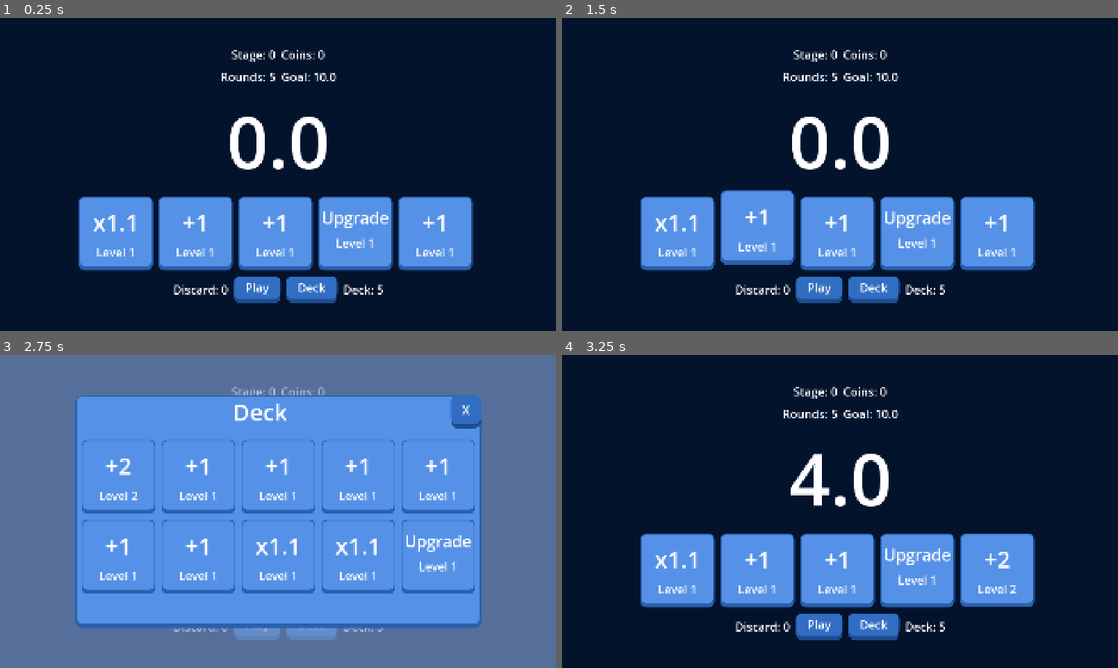
Above: before the commit, frames 1-4 (two rows, left to right).
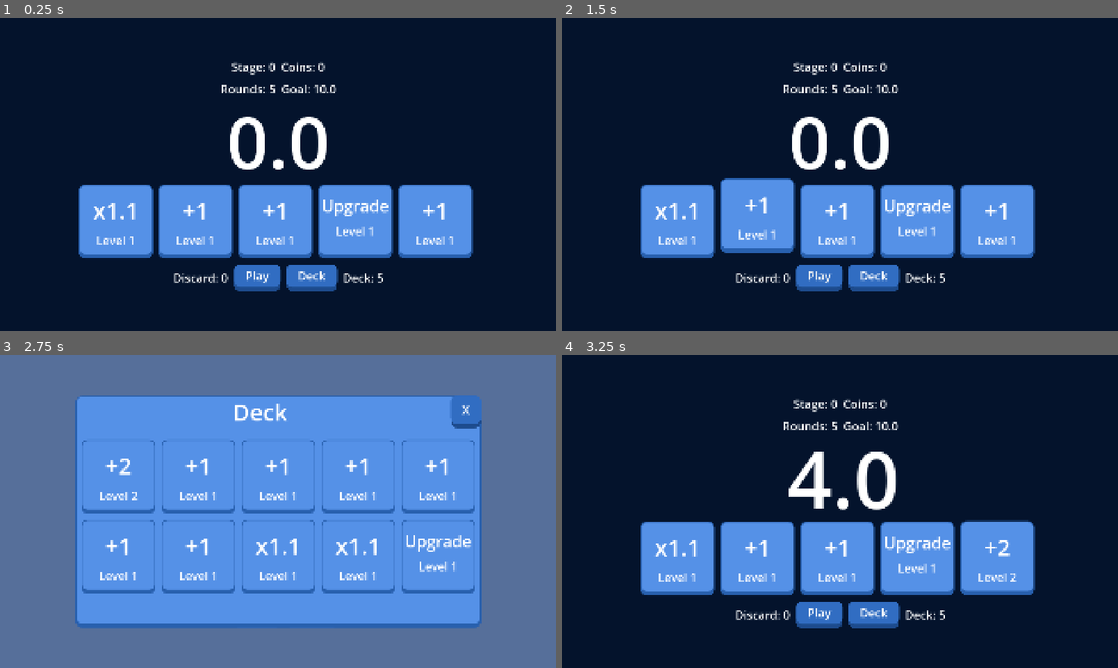
Above: after the commit, the same moments.

Repository: billyhawkes/card-game
Game: Godot game, scene res://scenes/game/game.tscn
Two runs of this game, one before a commit and one after it. Both use one fixed random seed, a clock stepped at 60 frames per second and the inputs below.
Inputs:
- Up to frame 1 (0.25 s): no input
- Up to frame 2 (1.5 s): click "Play" at 0.5 s; click "Play" at 1.25 s
- Up to frame 3 (2.75 s): click "Deck" at 2 s
- Up to frame 4 (3.25 s): click "X" at 2.75 s

The runs differ from the first frame. In frame 1, 12% of the frame differs, in the area x 14-86%, y 10-92%; in frame 2, 12%; in frame 3, 0.9%; in frame 4, 13%.

Commit message:
feat: score animation

Diff:
--- a/scenes/game/game.tscn
+++ b/scenes/game/game.tscn
@@ -60,9 +60,25 @@
 layout_mode = 2
 text = "Goal: 10.0"
 
-[node name="PointsLabel" type="Label" parent="HUD"]
+[node name="PointsControl" type="Control" parent="HUD"]
+layout_mode = 2
+size_flags_vertical = 3
+
+[node name="PointsLabel" type="Label" parent="HUD/PointsControl"]
 unique_name_in_owner = true
-layout_mode = 2
+layout_mode = 1
+anchors_preset = 8
+anchor_left = 0.5
+anchor_top = 0.5
+anchor_right = 0.5
+anchor_bottom = 0.5
+offset_left = -71.5
+offset_top = -171.0
+offset_right = 71.5
+offset_bottom = 171.0
+grow_horizontal = 2
+grow_vertical = 2
+pivot_offset = Vector2(71.5, 171)
 size_flags_horizontal = 4
 theme_override_font_sizes/font_size = 250
 text = "0"
--- a/scenes/game/hud.gd
+++ b/scenes/game/hud.gd
@@ -11,11 +11,19 @@
 	EventBus.round_updated.connect(func(new): round_label.text = "Rounds: " + str(new))
 	EventBus.goal_updated.connect(func(new): goal_label.text = "Goal: " + str(new))
 	EventBus.discard_updated.connect(func(new): discard_label.text = "Discard: " + str(new))
-	EventBus.points_updated.connect(func(new): points_label.text = str(new))
+	EventBus.points_updated.connect(_on_points_updated)
 
 	round_label.text = "Rounds: " + str(Game.max_rounds)
 	points_label.text = "0.0"
 	goal_label.text = "Goal: " + str(Game.get_points_goal())
+
+func _on_points_updated(new: float):
+	var tween = get_tree().create_tween()
+	tween.set_trans(Tween.TRANS_SINE)
+	tween.set_ease(Tween.EASE_IN_OUT)
+	tween.tween_property(points_label, "scale", Vector2(1.1, 1.1), 0.1)
+	tween.tween_property(points_label, "scale", Vector2(1.0, 1.0), 0.1)
+	points_label.text = str(new)
 
 func _on_play_button_pressed() -> void:
 	EventBus.play_hand.emit()
